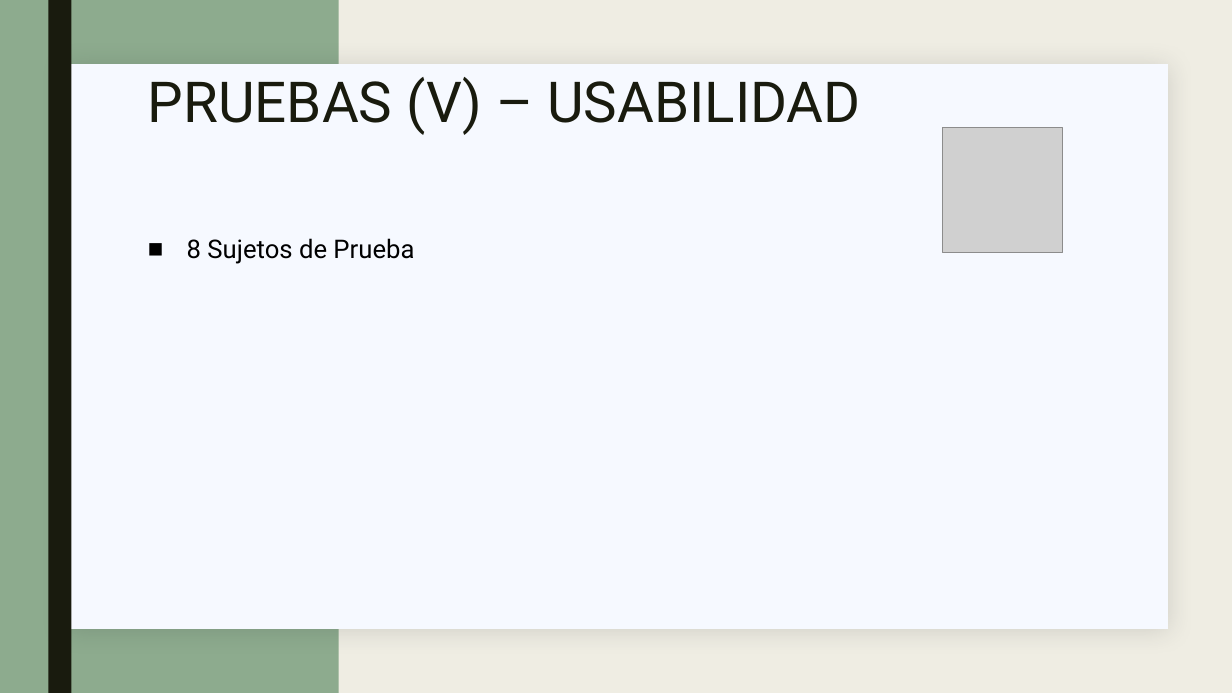
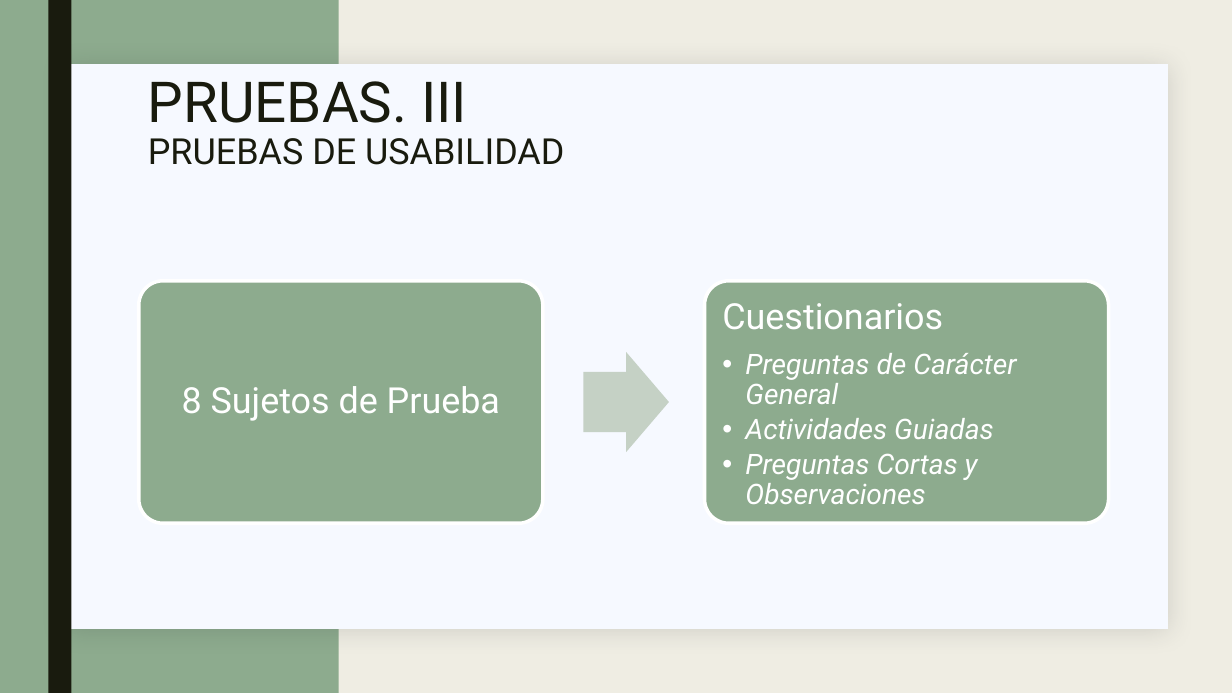
Before and after one commit to golmenero/tfg_inmobiliaria, a slide deck: slide 21 of MATERIAL/Defensa/Presentación.pptx (slide 12 before the commit). Drawn at 1232x693 pixels with LibreOffice and Linux fonts; fonts in the diff are those of the drawing; grey boxes stand for pictures; background and template pictures are left out. Boxes give left, top, right and bottom in pixels: in the first picture for what was removed or moved away, otherwise in the second. Text is boxed around its words. In the diff, an @@ line names an element or a change of style, - is before the commit and + after.

```diff
--- a/MATERIAL/Defensa/Presentación.pptx
+++ b/MATERIAL/Defensa/Presentación.pptx
@@ title at <box>148,81,564,165</box>: text changed; size 44 to 28 pt @@
-PRUEBAS (V) – USABILIDAD
+PRUEBAS. III
+PRUEBAS DE USABILIDAD
@@ picture removed at <box>943,128,1063,252</box> @@
@@ text "8 Sujetos de Prueba": place and size @@
-text "8 Sujetos de Prueba" at <box>187,238,414,264</box>
+text "8 Sujetos de Prueba" at <box>182,386,500,421</box>
@@ text "8 Sujetos de Prueba" at <box>182,386,500,421</box>: size 20 to 28 pt, text colour #000000 to #FFFFFF; alignment left to centre; bullet ■ to none; line spacing 0.94 to 0.9; less space between paragraphs; vertical alignment top to middle @@
@@ group added at <box>139,281,1108,523</box>: 2 rounded rectangles, 1 right arrow, 1 text @@
+Cuestionarios
+  • Preguntas de Carácter General
+  • Actividades Guiadas
+  • Preguntas Cortas y Observaciones
```
Also in this commit, not shown: 7 other slides changed, 16 slides added, 6 slides removed, 5 other files.
